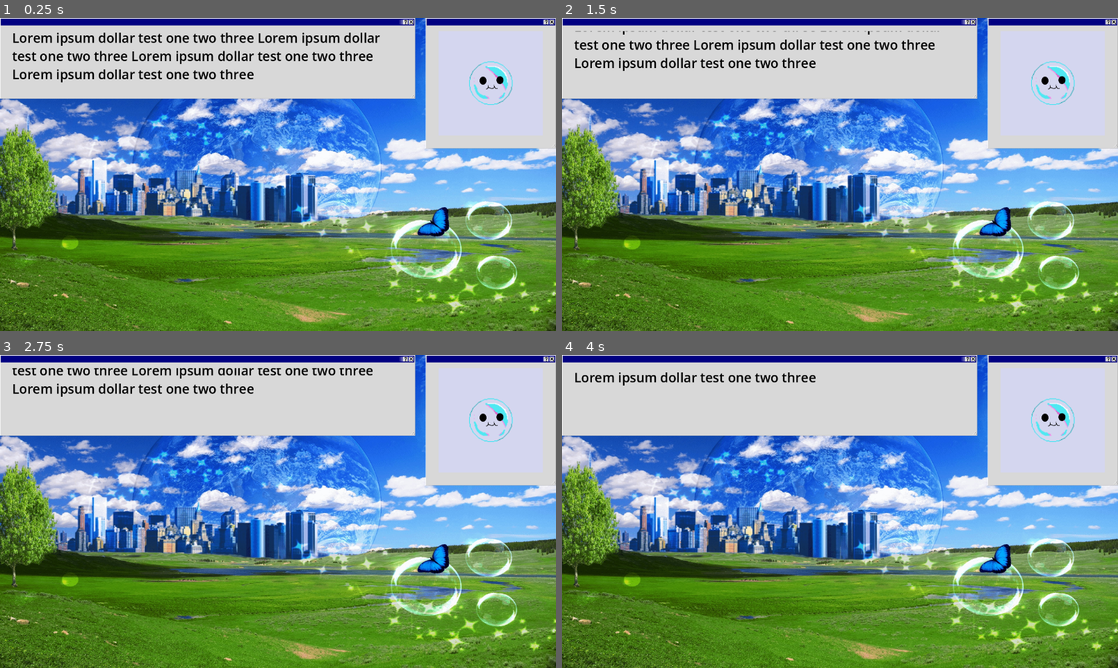
Above: before the commit, frames 1-4 (two rows, left to right).
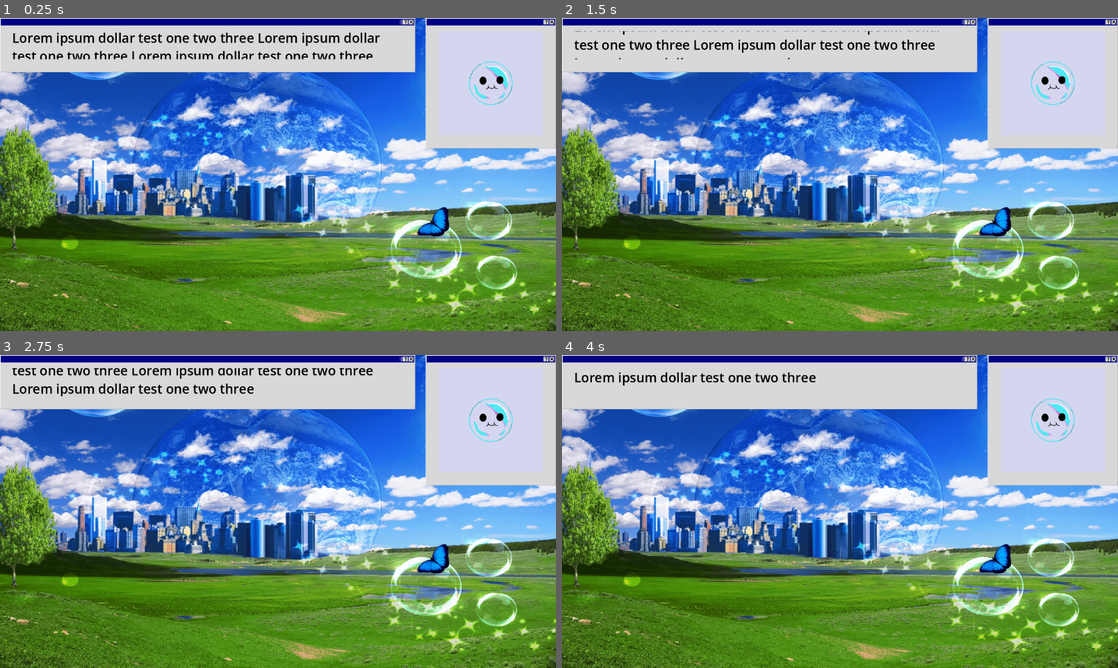
Above: after the commit, the same moments.

Repository: MayerDaniel/ggj2025_bubble_soiree
Game: Godot game, scene res://Scenes/PartyScreen/TestScene.tscn
Same seed, same stepped clock (60 frames per second), same inputs: the game is played once before the commit and once after it. This scene is started directly instead of the project's main scene.
Inputs:
- Up to frame 1 (0.25 s): no input
- Up to frame 2 (1.5 s): no input
- Up to frame 3 (2.75 s): no input
- Up to frame 4 (4 s): no input

The runs differ from the first frame. In frame 1, 6.4% of the frame differs, in the area x 0-75%, y 13-26%; in frame 2, 6.7%; in frame 3, 6.1%; in frame 4, 6.1%.

Commit message:
corrected vertical scrolling on prompt boxes to be resolution independent

Diff:
--- a/bubbly!/Scenes/PartyScreen/prompt_and_answers.gd
+++ b/bubbly!/Scenes/PartyScreen/prompt_and_answers.gd
@@ -10,10 +10,12 @@
 
 # Called when the node enters the scene tree for the first time.
 func _ready():
+	prompt_text_label.get_v_scroll_bar().visible = false
 	prompt_text_label.get_v_scroll_bar().allow_greater = true
 	prompt_text_label.get_v_scroll_bar().step = 0.01
 	answers_scroll_container.get_h_scroll_bar().allow_greater = true
 	answers_scroll_container.get_h_scroll_bar().step = 0.01
+
 
 	pass # Replace with function body.
 
@@ -42,12 +44,20 @@
 	var scroll_bar = prompt_text_label.get_v_scroll_bar()
 	var current_scroll_value: float = scroll_bar.value
 	if scroll_bar.max_value > 50: ##this value is dependant on the size of the box and will need to be tweaked
+		prompt_text_label.fit_content = false
+		prompt_text_label.custom_minimum_size.y = 65
+
+
 		if current_scroll_value >= scroll_bar.max_value:
 			scroll_bar.value = scroll_bar.min_value
 		else:
 			current_scroll_value += 0.35
 			scroll_bar.value = current_scroll_value
-	else: scroll_bar.value = 0
+	else:
+		scroll_bar.value = 0
+		prompt_text_label.fit_content = true
+		prompt_text_label.custom_minimum_size.y = 0
+
 
 
 
--- a/bubbly!/Scenes/PartyScreen/prompt_and_answers.tscn
+++ b/bubbly!/Scenes/PartyScreen/prompt_and_answers.tscn
@@ -20,6 +20,7 @@
 patch_margin_bottom = 30
 
 [node name="MarginContainer" type="MarginContainer" parent="PromptBox"]
+clip_contents = true
 layout_mode = 2
 theme_override_constants/margin_left = 28
 theme_override_constants/margin_top = 30
@@ -38,6 +39,7 @@
 theme_override_font_sizes/normal_font_size = 30
 text = "Lorem ipsum dollar test one two three Lorem ipsum dollar test one two three Lorem ipsum dollar test one two three Lorem ipsum dollar test one two three "
 fit_content = true
+scroll_active = false
 
 [node name="ScrollContainer" type="ScrollContainer" parent="."]
 custom_minimum_size = Vector2(0, 75)
